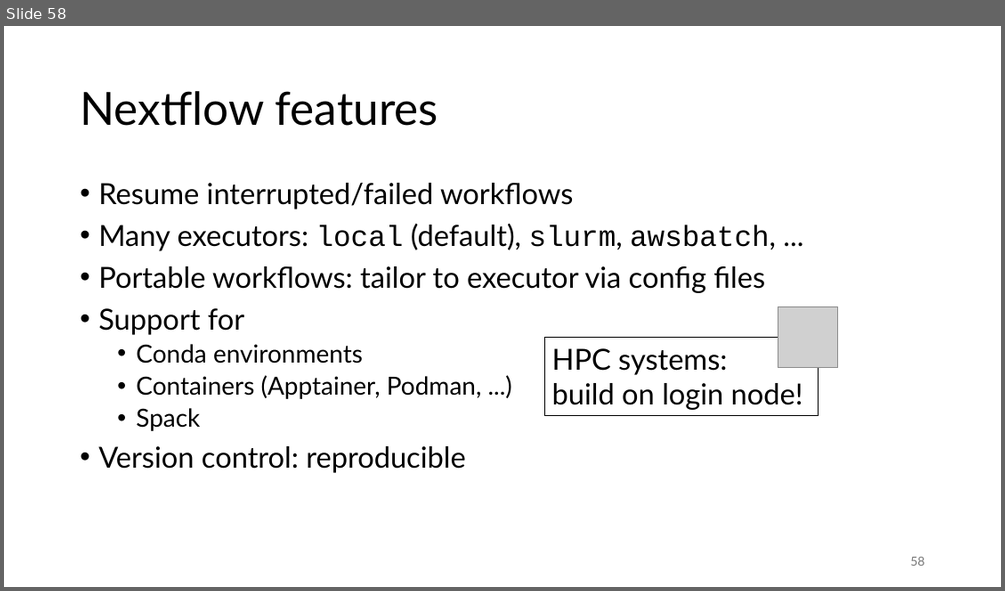
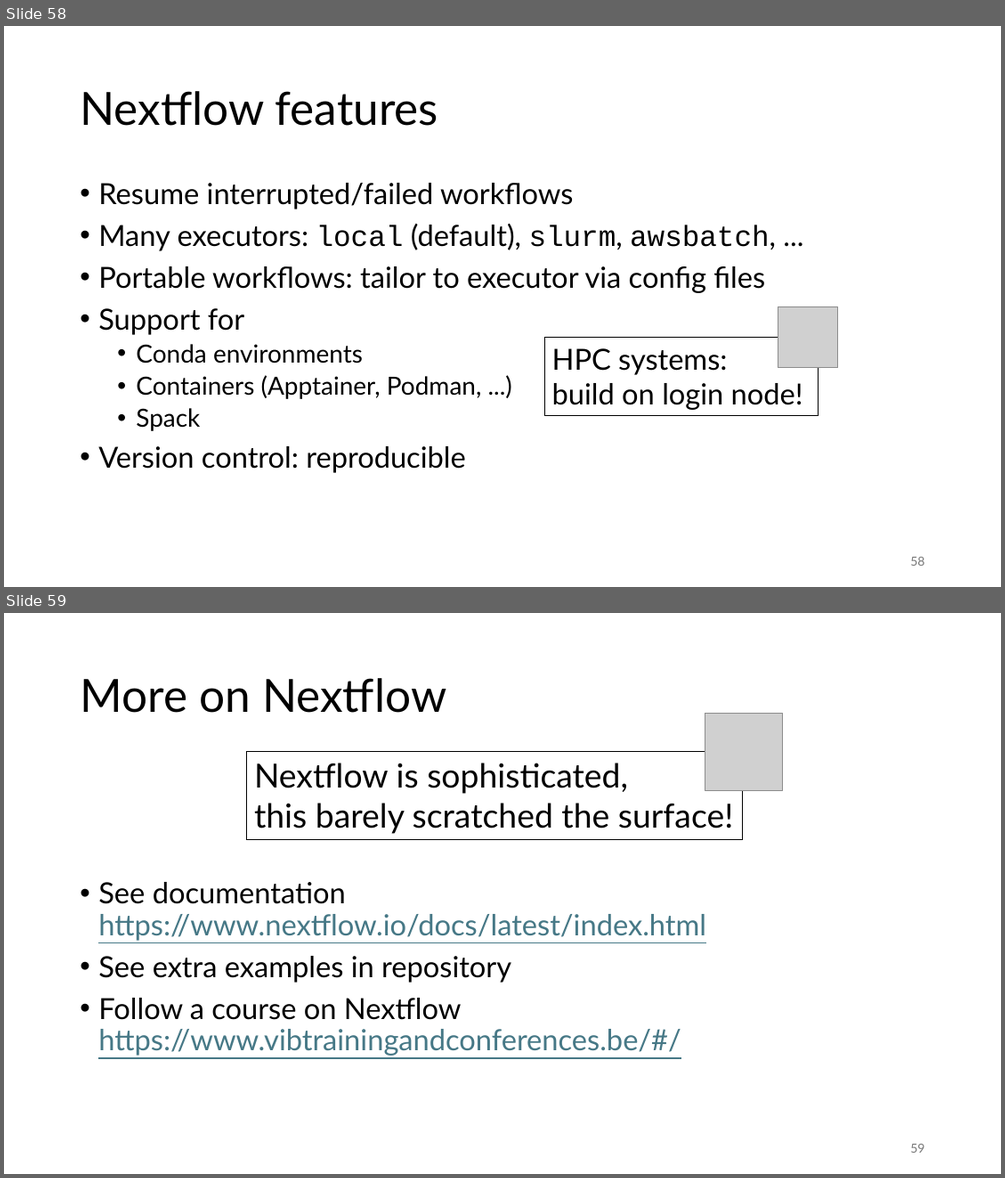
Before and after one commit to gjbex/Workflows-for-HPC, a slide deck: workflow_for_HPC.pptx. Shown one above the other, each under a label of ours: slide 58 before the commit, slides 58 and 59 after it. The pictures are 1005x591 and 1005x1178 pixels, drawn with LibreOffice and Linux fonts; fonts in the diff are those of the drawing; grey boxes stand for pictures. Boxes give left, top, right and bottom in pixels: in the first picture for what was removed or moved away, otherwise in the second. Text is boxed around its words. In the diff, an @@ line names an element or a change of style, - is before the commit and + after.

```diff
--- a/workflow_for_HPC.pptx
+++ b/workflow_for_HPC.pptx
@@ slide 59 added at (x1=4, y1=613, x2=1001, y2=1174), background #FFFFFF @@
@@ title added at (x1=80, y1=678, x2=446, y2=713), 44 pt, text #000000 @@
+More on Nextflow
@@ picture added at (x1=705, y1=714, x2=783, y2=791) @@
@@ rectangle added at (x1=247, y1=751, x2=743, y2=840), outline #000000 0.75 pt, 32 pt, text #000000 @@
+Nextflow is sophisticated,
+this barely scratched the surface!
@@ text added at (x1=98, y1=882, x2=706, y2=1055), 28 pt, text #467886, underline @@
+• See documentation
+  https://www.nextflow.io/docs/latest/index.html
+• See extra examples in repository
+• Follow a course on Nextflow
+  https://www.vibtrainingandconferences.be/#/
@@ page number added at (x1=910, y1=1143, x2=924, y2=1152), 12 pt, text #797979 @@
+59
```
Also in this commit, not shown: 4 slides changed.
